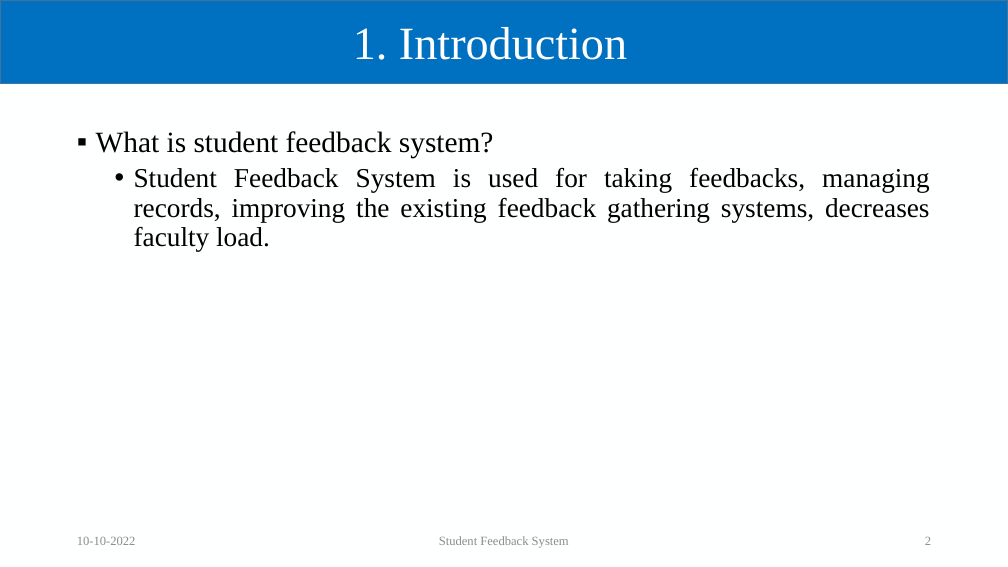
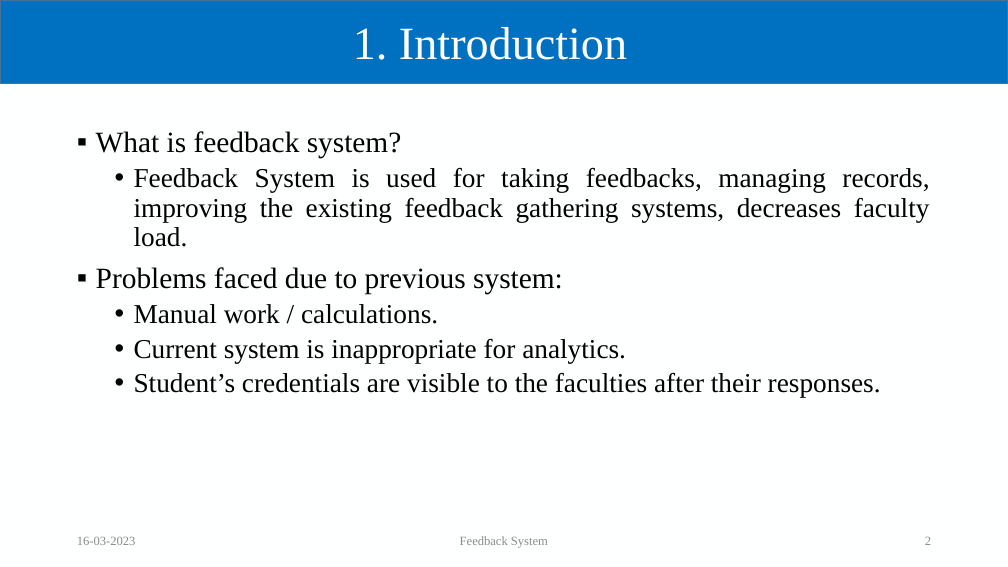
Before and after one commit to Suyash03022003/Feedback-System, a slide deck: slide 2 of Feedback.pptx. Drawn at 1008x567 pixels with LibreOffice and Linux fonts; fonts in the diff are those of the drawing; background and template pictures are left out. Boxes give left, top, right and bottom in pixels: in the first picture for what was removed or moved away, otherwise in the second. Text is boxed around its words. In the diff, an @@ line names an element or a change of style, - is before the commit and + after.

```diff
--- a/Feedback.pptx
+++ b/Feedback.pptx
@@ text at (96,131,930,398): text changed @@
-▪ What is student feedback system?
-  • Student Feedback System is used for taking feedbacks, managing records, improving the existing feedback gathering systems, decreases faculty load.
+▪ What is feedback system?
+  • Feedback System is used for taking feedbacks, managing records, improving the existing feedback gathering systems, decreases faculty load.
+▪ Problems faced due to previous system:
+  • Manual work / calculations.
+  • Current system is inappropriate for analytics.
+  • Student’s credentials are visible to the faculties after their responses.
@@ text at (77,536,136,545): text changed @@
-10-10-2022
+16-03-2023
@@ text at (460,536,548,548): text changed @@
-Student Feedback System
+Feedback System
```
Also in this commit, not shown: 11 other slides changed, 1 slide added, 1 slide removed.
